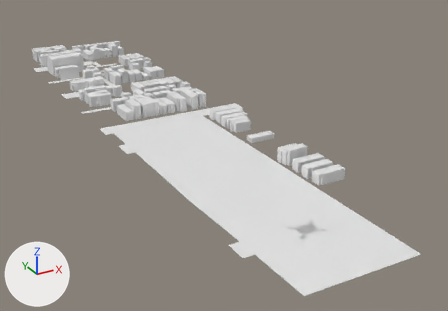
Before and after pictures for a commit that changed the glTF model app/public/world/tiles/-12_7.glb.
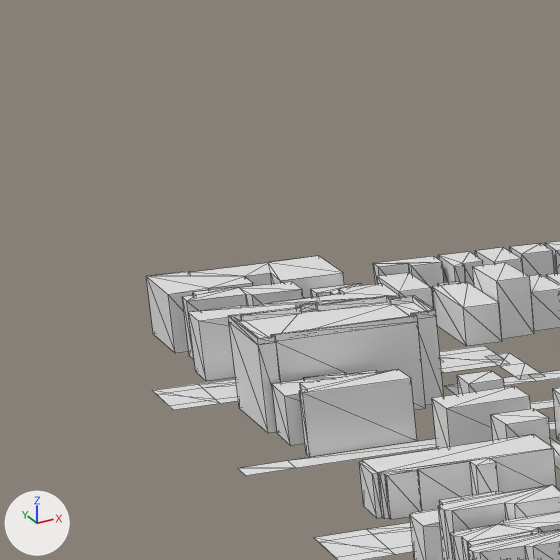
There are two pictures of each version: one whole from a 50 mm camera at (-5738.4, -4194.4, 179.0) aimed at (-5515.1, -3788.5, -23.9), one close up on the part from 1% to 23% of the width and 0% to 32% of the height. Every picture has the same lights, and +X, +Y and +Z are marked at lower left. The older version's two pictures come first. The close-ups show mesh edges as thin lines. Where no turn or scale is listed for an object, it has been applied to the vertices. Vertices at exactly the same position are counted once.

The scene before the commit, as lines of its bpy script (objects in view):
```python
me_buildings = bpy.data.meshes.new('buildings')
me_buildings.from_pydata(...)  # 1169 vertices, 1603 faces; spans x -54.0..54.0, y -205.0..205.0, z -9.0..9.0
me_ground = bpy.data.meshes.new('ground')
me_ground.from_pydata(...)  # 188 vertices, 146 faces; spans x -65.0..65.0, y -252.0..252.0, z 0.0
ob_buildings = bpy.data.objects.new('buildings', me_buildings)
ob_buildings.location = (-5544.1, -3703.7, 8.6)
ob_ground = bpy.data.objects.new('ground', me_ground)
ob_ground.location = (-5542.4, -3748.4, 0.1)
```
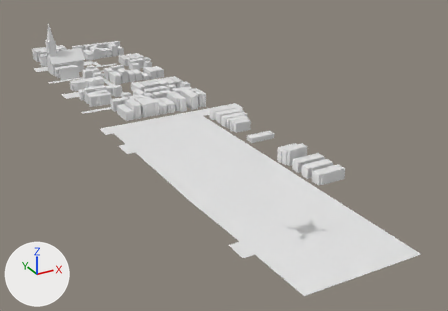
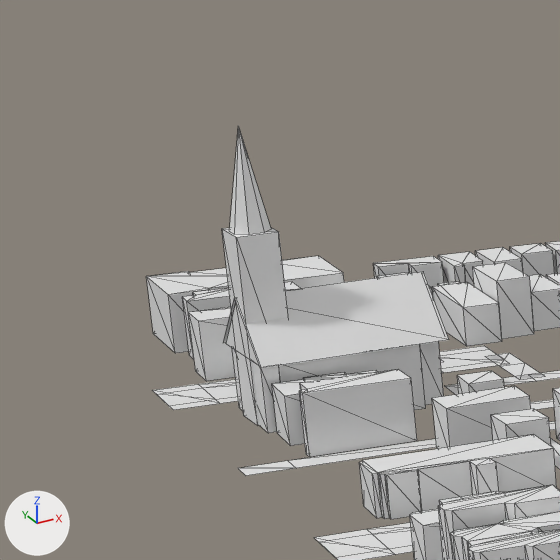
Where the newer file only moved an object's origin or applied its transform, the numbers keep the older frame.

The change in detail:
me_buildings is used by ob_buildings; location (-5544.1, -3703.7, 8.6).
me_buildings had 1169 vertices, 1603 faces and spanned x -54.0..54.0, y -205.0..205.0, z -9.0..9.0.
me_buildings now has 1150 vertices, 1531 faces and spans x -54.0..54.0, y -205.0..205.0, z -9.0..44.0.
me_buildings part 1: the loose piece of 8 vertices spanning x -23.0..-15.0, y 81.0..88.0, z -9.0..0.0 is copied, and the copy is scaled about its middle by (-0.997, -1.12, 3.78), then moved by (-30.0, 52.0, 13.0); it spans x -53.0..-45.0, y 132.0..140.0, z -9.0..25.0.
Part 2, on me_buildings:
64 vertices are removed from x -52.0..-19.0, y 126.0..146.0, z 7.0..9.0.
142 faces are deleted.
21 vertices are added at x -54.0..-17.0, y 125.0..148.0, z 3.0..44.0.
16 new vertices lie (0.0, 0.0, 12.0) away from vertices in x -52.0..-19.0, y 126.0..146.0, z -9.0.
60 new faces join them.

Where the change shows, as pixel boxes (x1, y1, x2, y2) in the close-ups (560 x 560 px):
'buildings', reshaped
    before: (146, 241, 560, 560)
    after: (146, 126, 560, 560)
part 1 of me_buildings, added
    after: (222, 227, 288, 425)
part 2 of me_buildings, built on
    before: (228, 295, 444, 433)
    after: (223, 126, 449, 433)
